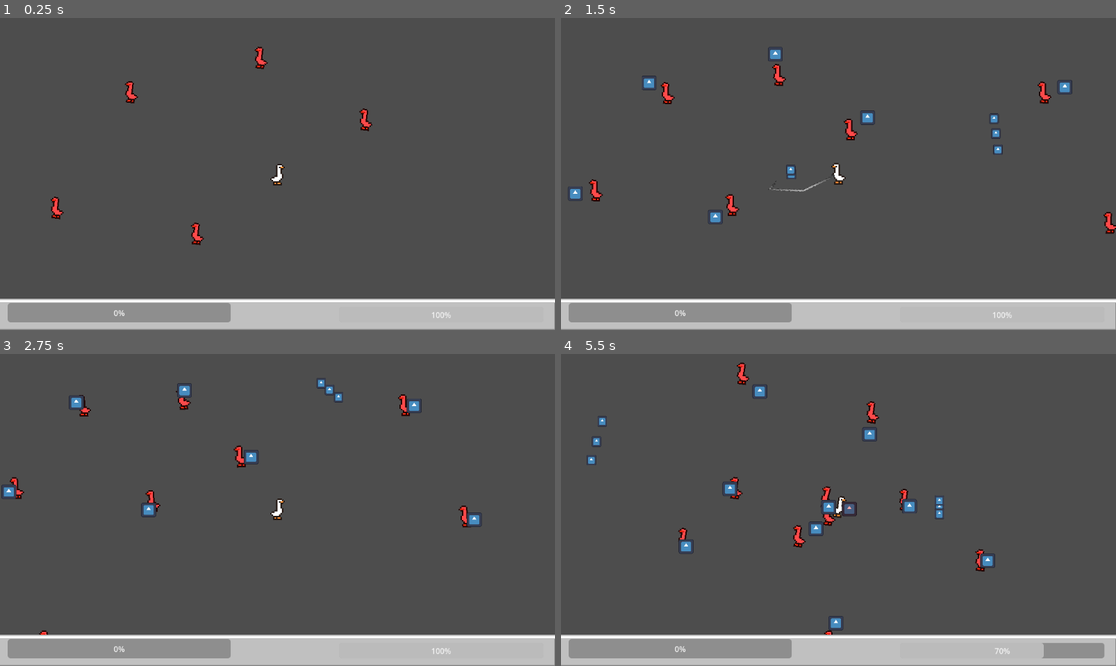
Above: before the commit, frames 1-4 (two rows, left to right).
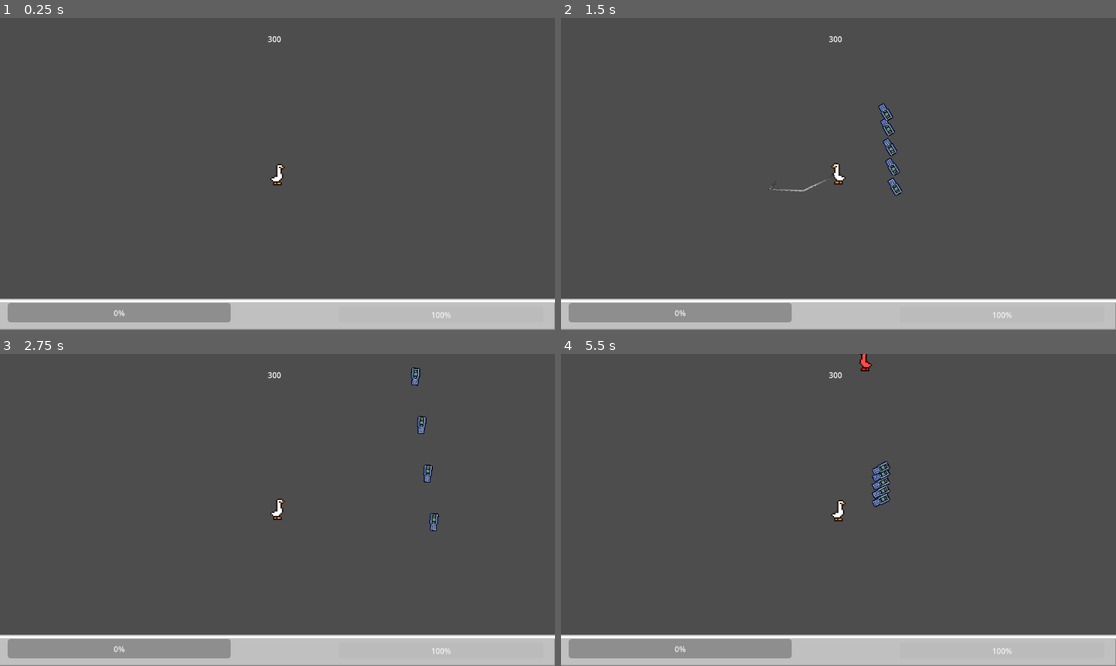
Above: after the commit, the same moments.

Repository: OliRud/GooseSurvivor2000-HackNotts26
Game: Godot game, scene res://Map/main_game.tscn
Same seed, same stepped clock (60 frames per second), same inputs: the game is played once before the commit and once after it. The engine's default icon, where the game draws it, is replaced by a stand-in: a white triangle on a blue panel in a dark square.
Inputs (mouse positions are in pixels of both pictures, inside the frame that each line leads up to):
- Up to frame 1 (0.25 s): no input
- Up to frame 2 (1.5 s): move the mouse to (960, 158) at 0.52 s; hold D (right) 0.53-1.28 s; click (960, 158) at 0.6 s; move the mouse to (727, 189) at 1.27 s; hold Down (down) from 1.28 s (still down); click (727, 189) at 1.35 s
- Up to frame 3 (2.75 s): move the mouse to (333, 441) at 2.02 s; release Down (down) at 2.03 s; hold D (right) from 2.03 s (still down); click (333, 441) at 2.1 s
- Up to frame 4 (5.5 s): move the mouse to (810, 572) at 2.77 s; release D (right) at 2.78 s; hold W (up) 2.78-3.53 s; click (810, 572) at 2.85 s; move the mouse to (1005, 556) at 3.52 s; hold A (left) 3.53-5.03 s; click (1005, 556) at 3.6 s; move the mouse to (672, 463) at 4.27 s; click (672, 463) at 4.35 s; move the mouse to (866, 510) at 5.02 s; hold Down (down) from 5.03 s (still down); click (866, 510) at 5.1 s

The runs differ from the first frame. In frame 1, 0.5% of the frame differs, in the area x 9-68%, y 5-73%; in frame 2, 1.8%; in frame 3, 1.5%; in frame 4, 2.8%, in the area x 4-98%, y 0-98%.

Commit message:
more stuff

Diff:
--- a/goose-survivor-2000/Globals/data.gd
+++ b/goose-survivor-2000/Globals/data.gd
@@ -2,3 +2,12 @@
 
 var wave = 1
 var PAUSE = false
+var ONGOING = true
+var TIMER = 300
+
+func roundplay() -> void:
+	await get_tree().create_timer(4).timeout
+	while TIMER != 0:
+		await get_tree().create_timer(1).timeout
+		TIMER -= 1
+	ONGOING = false
--- a/goose-survivor-2000/Map/main_game.gd
+++ b/goose-survivor-2000/Map/main_game.gd
@@ -5,7 +5,8 @@
 
 # Called when the node enters the scene tree for the first time.
 func _ready() -> void:
-	pass # Replace with function body.
+	#Data.roundplay()
+	pass
 
 
 # Called every frame. 'delta' is the elapsed time since the previous frame.
@@ -21,7 +22,11 @@
 	match enemy_type:
 		"EVIL_GOOSE": #sprite, animation, stat sheet (0 animation mens null)
 			entity.configure("1","1","EVIL_GOOSE")
-		"ENEMY_2":
-			entity.configure("2","0","ENEMY_2")
+		"BIRD":
+			entity.configure("2","3","BIRD")
+		"SHEEP":
+			entity.configure("3","1","SHEEP")
+		"MOUSE":
+			entity.configure("4","0","MOUSE")
 
 	$Enemies.add_child(entity)
--- a/goose-survivor-2000/Map/main_game.tscn
+++ b/goose-survivor-2000/Map/main_game.tscn
@@ -14,49 +14,16 @@
 zoom = Vector2(3, 3)
 
 [node name="Spawn" parent="." instance=ExtResource("3_f8d5l")]
-position = Vector2(-105, -58)
+position = Vector2(11, -127)
 
 [node name="Spawn2" parent="." instance=ExtResource("3_f8d5l")]
-position = Vector2(65, -39)
+position = Vector2(295, 11)
 
 [node name="Spawn3" parent="." instance=ExtResource("3_f8d5l")]
-position = Vector2(-59, 45)
+position = Vector2(-2, 139)
 
 [node name="Spawn4" parent="." instance=ExtResource("3_f8d5l")]
-position = Vector2(-327, 6)
-
-[node name="Spawn5" parent="." instance=ExtResource("3_f8d5l")]
-position = Vector2(-157, 25)
-
-[node name="Spawn6" parent="." instance=ExtResource("3_f8d5l")]
-position = Vector2(-281, 109)
-
-[node name="Spawn7" parent="." instance=ExtResource("3_f8d5l")]
-position = Vector2(-58, -187)
-
-[node name="Spawn8" parent="." instance=ExtResource("3_f8d5l")]
-position = Vector2(112, -168)
-
-[node name="Spawn9" parent="." instance=ExtResource("3_f8d5l")]
-position = Vector2(-12, -84)
-
-[node name="Spawn10" parent="." instance=ExtResource("3_f8d5l")]
-position = Vector2(206, -54)
-
-[node name="Spawn11" parent="." instance=ExtResource("3_f8d5l")]
-position = Vector2(376, -35)
-
-[node name="Spawn12" parent="." instance=ExtResource("3_f8d5l")]
-position = Vector2(252, 49)
-
-[node name="Spawn13" parent="." instance=ExtResource("3_f8d5l")]
-position = Vector2(-123, 162)
-
-[node name="Spawn14" parent="." instance=ExtResource("3_f8d5l")]
-position = Vector2(47, 181)
-
-[node name="Spawn15" parent="." instance=ExtResource("3_f8d5l")]
-position = Vector2(-77, 265)
+position = Vector2(-252, -2)
 
 [node name="Enemies" type="Node2D" parent="."]
 
@@ -68,14 +35,3 @@
 [connection signal="spawn_enemy" from="Spawn2" to="." method="_on_spawn_spawn_enemy"]
 [connection signal="spawn_enemy" from="Spawn3" to="." method="_on_spawn_spawn_enemy"]
 [connection signal="spawn_enemy" from="Spawn4" to="." method="_on_spawn_spawn_enemy"]
-[connection signal="spawn_enemy" from="Spawn5" to="." method="_on_spawn_spawn_enemy"]
-[connection signal="spawn_enemy" from="Spawn6" to="." method="_on_spawn_spawn_enemy"]
-[connection signal="spawn_enemy" from="Spawn7" to="." method="_on_spawn_spawn_enemy"]
-[connection signal="spawn_enemy" from="Spawn8" to="." method="_on_spawn_spawn_enemy"]
-[connection signal="spawn_enemy" from="Spawn9" to="." method="_on_spawn_spawn_enemy"]
-[connection signal="spawn_enemy" from="Spawn10" to="." method="_on_spawn_spawn_enemy"]
-[connection signal="spawn_enemy" from="Spawn11" to="." method="_on_spawn_spawn_enemy"]
-[connection signal="spawn_enemy" from="Spawn12" to="." method="_on_spawn_spawn_enemy"]
-[connection signal="spawn_enemy" from="Spawn13" to="." method="_on_spawn_spawn_enemy"]
-[connection signal="spawn_enemy" from="Spawn14" to="." method="_on_spawn_spawn_enemy"]
-[connection signal="spawn_enemy" from="Spawn15" to="." method="_on_spawn_spawn_enemy"]
--- a/goose-survivor-2000/Scenes/Enemies/enemy.gd
+++ b/goose-survivor-2000/Scenes/Enemies/enemy.gd
@@ -17,7 +17,9 @@
 
 var enemy_data = {
 	"EVIL_GOOSE" : {"health" : 5, "speed" : 18, "damage" : 5},
-	"ENEMY_2" : {"health" : 10, "speed" : 25, "damage" : 10}
+	"BIRD" : {"health" : 7, "speed" : 27, "damage" : 7},
+	"SHEEP" : {"health" : 20, "speed" : 13, "damage" : 15},
+	"MOUSE" : {"health" : 5, "speed" : 50, "damage" : 3}
 }
 
 func configure(sprite,animation,ref):
@@ -29,7 +31,6 @@
 	health = enemy_data[ref]["health"]
 	speed = enemy_data[ref]["speed"]
 	damage = enemy_data[ref]["damage"]
-	print("config succesfull: ",health,damage,speed)
 
 func _physics_process(delta: float) -> void:
 	player = get_tree().get_first_node_in_group("player")
@@ -44,7 +45,6 @@
 
 func receive_damage(damage):
 	health -= damage
-	print(health)
 	$AnimationPlayer.play("Damage")
 	if health <= 0:
 		die()
@@ -68,9 +68,9 @@
 	if body.is_in_group("player"):
 		TOUCHING_PLAYER = true
 		while TOUCHING_PLAYER:
-			if !Data.PAUSE:
-				await get_tree().create_timer(attack_delay).timeout
-				body.receive_damage(damage)
+			#if !Data.PAUSE: ## NOTE FIX THIS LATER
+			await get_tree().create_timer(attack_delay).timeout
+			body.receive_damage(damage)
 
 
 func _on_give_damage_area_body_exited(body: Node2D) -> void:
--- a/goose-survivor-2000/Scenes/Enemies/enemy.tscn
+++ b/goose-survivor-2000/Scenes/Enemies/enemy.tscn
@@ -1,8 +1,163 @@
-[gd_scene load_steps=12 format=3 uid="uid://c432fffrnaojd"]
+[gd_scene load_steps=27 format=3 uid="uid://c432fffrnaojd"]
 
 [ext_resource type="Script" path="res://Scenes/Enemies/enemy.gd" id="1_ol1k2"]
 [ext_resource type="Texture2D" uid="uid://blj7clju673ek" path="res://Assets/SPRITES/Enemies/EvilGoose.png" id="2_xg7tp"]
-[ext_resource type="Texture2D" uid="uid://dkpl66tchnqo6" path="res://icon.svg" id="3_x5n1i"]
+[ext_resource type="Texture2D" uid="uid://bp37fnb572fmp" path="res://Assets/SPRITES/Enemies/tiny_animal_spritesheet.png" id="3_easaj"]
+
+[sub_resource type="AtlasTexture" id="AtlasTexture_2vi2h"]
+atlas = ExtResource("3_easaj")
+region = Rect2(64, 240, 16, 16)
+
+[sub_resource type="AtlasTexture" id="AtlasTexture_sy0x4"]
+atlas = ExtResource("3_easaj")
+region = Rect2(80, 240, 16, 16)
+
+[sub_resource type="AtlasTexture" id="AtlasTexture_lrd4f"]
+atlas = ExtResource("3_easaj")
+region = Rect2(96, 240, 16, 16)
+
+[sub_resource type="AtlasTexture" id="AtlasTexture_rgmur"]
+atlas = ExtResource("3_easaj")
+region = Rect2(112, 240, 16, 16)
+
+[sub_resource type="SpriteFrames" id="SpriteFrames_qaklw"]
+animations = [{
+"frames": [{
+"duration": 1.0,
+"texture": SubResource("AtlasTexture_2vi2h")
+}, {
+"duration": 1.0,
+"texture": SubResource("AtlasTexture_sy0x4")
+}, {
+"duration": 1.0,
+"texture": SubResource("AtlasTexture_lrd4f")
+}, {
+"duration": 1.0,
+"texture": SubResource("AtlasTexture_rgmur")
+}],
+"loop": true,
+"name": &"default",
+"speed": 5.0
+}]
+
+[sub_resource type="AtlasTexture" id="AtlasTexture_7v7d4"]
+atlas = ExtResource("3_easaj")
+region = Rect2(64, 192, 16, 16)
+
+[sub_resource type="AtlasTexture" id="AtlasTexture_phmlv"]
+atlas = ExtResource("3_easaj")
+region = Rect2(80, 192, 16, 16)
+
+[sub_resource type="AtlasTexture" id="AtlasTexture_ndfgv"]
+atlas = ExtResource("3_easaj")
+region = Rect2(96, 192, 16, 16)
+
+[sub_resource type="AtlasTexture" id="AtlasTexture_87kp5"]
+atlas = ExtResource("3_easaj")
+region = Rect2(112, 192, 16, 16)
+
+[sub_resource type="SpriteFrames" id="SpriteFrames_3ehrq"]
+animations = [{
+"frames": [{
+"duration": 1.0,
+"texture": SubResource("AtlasTexture_7v7d4")
+}, {
+"duration": 1.0,
+"texture": SubResource("AtlasTexture_phmlv")
+}, {
+"duration": 1.0,
+"texture": SubResource("AtlasTexture_ndfgv")
+}, {
+"duration": 1.0,
+"texture": SubResource("AtlasTexture_87kp5")
+}],
+"loop": true,
+"name": &"default",
+"speed": 5.0
+}]
+
+[sub_resource type="AtlasTexture" id="AtlasTexture_fwun2"]
+atlas = ExtResource("3_easaj")
+region = Rect2(0, 336, 16, 16)
+
+[sub_resource type="AtlasTexture" id="AtlasTexture_b48ye"]
+atlas = ExtResource("3_easaj")
+region = Rect2(16, 336, 16, 16)
+
+[sub_resource type="AtlasTexture" id="AtlasTexture_v1qpc"]
+atlas = ExtResource("3_easaj")
+region = Rect2(32, 336, 16, 16)
+
+[sub_resource type="AtlasTexture" id="AtlasTexture_1cidf"]
+atlas = ExtResource("3_easaj")
+region = Rect2(48, 336, 16, 16)
+
+[sub_resource type="SpriteFrames" id="SpriteFrames_dy8p4"]
+animations = [{
+"frames": [{
+"duration": 1.0,
+"texture": SubResource("AtlasTexture_fwun2")
+}, {
+"duration": 1.0,
+"texture": SubResource("AtlasTexture_b48ye")
+}, {
+"duration": 1.0,
+"texture": SubResource("AtlasTexture_v1qpc")
+}, {
+"duration": 1.0,
+"texture": SubResource("AtlasTexture_1cidf")
+}],
+"loop": true,
+"name": &"default",
+"speed": 5.0
+}]
+
+[sub_resource type="Animation" id="Animation_4b1s8"]
+resource_name = "1"
+length = 0.6
+loop_mode = 1
+step = 0.05
+tracks/0/type = "value"
+tracks/0/imported = false
+tracks/0/enabled = true
+tracks/0/path = NodePath("Sprites:position")
+tracks/0/interp = 1
+tracks/0/loop_wrap = true
+tracks/0/keys = {
+"times": PackedFloat32Array(0, 0.15, 0.3, 0.45, 0.6),
+"transitions": PackedFloat32Array(1, 1, 1, 1, 1),
+"update": 0,
+"values": [Vector2(0, 0), Vector2(0, -3), Vector2(0, 0), Vector2(0, -3), Vector2(0, 0)]
+}
+tracks/1/type = "value"
+tracks/1/imported = false
+tracks/1/enabled = true
+tracks/1/path = NodePath("Sprites:rotation")
+tracks/1/interp = 1
+tracks/1/loop_wrap = true
+tracks/1/keys = {
+"times": PackedFloat32Array(0, 0.15, 0.3, 0.45, 0.6),
+"transitions": PackedFloat32Array(1, 1, 1, 1, 1),
+"update": 0,
+"values": [0.0, 0.261799, 0.0, -0.139626, 0.0]
+}
+
+[sub_resource type="Animation" id="Animation_mmqyr"]
+resource_name = "3"
+loop_mode = 1
+step = 0.05
+tracks/0/type = "value"
+tracks/0/imported = false
+tracks/0/enabled = true
+tracks/0/path = NodePath("Sprites:position")
+tracks/0/interp = 1
+tracks/0/loop_wrap = true
+tracks/0/keys = {
+"times": PackedFloat32Array(0.05, 0.5, 1),
+"transitions": PackedFloat32Array(1, 1, 1),
+"update": 0,
+"values": [Vector2(0, -5), Vector2(0, -8), Vector2(0, -5)]
+}
 
 [sub_resource type="Animation" id="Animation_475jg"]
 resource_name = "Damage"
@@ -60,53 +215,6 @@
 "values": [0.0]
 }
 
-[sub_resource type="Animation" id="Animation_mmqyr"]
-resource_name = "3"
-loop_mode = 1
-step = 0.05
-tracks/0/type = "value"
-tracks/0/imported = false
-tracks/0/enabled = true
-tracks/0/path = NodePath("Sprites:position")
-tracks/0/interp = 1
-tracks/0/loop_wrap = true
-tracks/0/keys = {
-"times": PackedFloat32Array(0.05, 0.5, 1),
-"transitions": PackedFloat32Array(1, 1, 1),
-"update": 0,
-"values": [Vector2(0, -5), Vector2(0, -8), Vector2(0, -5)]
-}
-
-[sub_resource type="Animation" id="Animation_4b1s8"]
-resource_name = "1"
-length = 0.6
-loop_mode = 1
-step = 0.05
-tracks/0/type = "value"
-tracks/0/imported = false
-tracks/0/enabled = true
-tracks/0/path = NodePath("Sprites:position")
-tracks/0/interp = 1
-tracks/0/loop_wrap = true
-tracks/0/keys = {
-"times": PackedFloat32Array(0, 0.15, 0.3, 0.45, 0.6),
-"transitions": PackedFloat32Array(1, 1, 1, 1, 1),
-"update": 0,
-"values": [Vector2(0, 0), Vector2(0, -3), Vector2(0, 0), Vector2(0, -3), Vector2(0, 0)]
-}
-tracks/1/type = "value"
-tracks/1/imported = false
-tracks/1/enabled = true
-tracks/1/path = NodePath("Sprites:rotation")
-tracks/1/interp = 1
-tracks/1/loop_wrap = true
-tracks/1/keys = {
-"times": PackedFloat32Array(0, 0.15, 0.3, 0.45, 0.6),
-"transitions": PackedFloat32Array(1, 1, 1, 1, 1),
-"update": 0,
-"values": [0.0, 0.261799, 0.0, -0.139626, 0.0]
-}
-
 [sub_resource type="AnimationLibrary" id="AnimationLibrary_t1wjv"]
 _data = {
 "1": SubResource("Animation_4b1s8"),
@@ -134,10 +242,23 @@
 self_modulate = Color(1, 0.290196, 0.290196, 1)
 texture = ExtResource("2_xg7tp")
 
-[node name="2" type="Sprite2D" parent="Sprites"]
-position = Vector2(0, -5.96046e-07)
-scale = Vector2(0.0800781, 0.078125)
-texture = ExtResource("3_x5n1i")
+[node name="2" type="AnimatedSprite2D" parent="Sprites"]
+position = Vector2(9.53674e-07, -5)
+scale = Vector2(1.04004, 1.03906)
+sprite_frames = SubResource("SpriteFrames_qaklw")
+autoplay = "default"
+
+[node name="4" type="AnimatedSprite2D" parent="Sprites"]
+position = Vector2(9.53674e-07, -5)
+scale = Vector2(1.04004, 1.03906)
+sprite_frames = SubResource("SpriteFrames_3ehrq")
+autoplay = "default"
+
+[node name="3" type="AnimatedSprite2D" parent="Sprites"]
+position = Vector2(5.68434e-14, -2)
+scale = Vector2(1.04004, 1.03906)
+sprite_frames = SubResource("SpriteFrames_dy8p4")
+autoplay = "default"
 
 [node name="AnimationPlayer" type="AnimationPlayer" parent="."]
 libraries = {
--- a/goose-survivor-2000/Scenes/Player/player.gd
+++ b/goose-survivor-2000/Scenes/Player/player.gd
@@ -7,6 +7,8 @@
 var immunity = false
 var immunity_timer = 0.6
 
+var fire_nokia_cooldown = false
+
 @onready var default_weapon = $Slash
 @onready var nokia_launcher = $NokiaLauncher
 
@@ -15,7 +17,7 @@
 	"XP" : 0,
 	"XP_CAP" : 100,
 	"HEALTH_CAP" : 100,
-	"NOKIA_SKILL" : 3, #/5
+	"NOKIA_SKILL" : 5, #/5
 	"PRETZEL_SKILL" : 0,
 	"SHRINK_SKILL" : 0,
 	"SPEED_SKILL" : 0,
@@ -36,19 +38,22 @@
 	var move_input = Input.get_vector("left", "right", "up", "down")
 	if !Data.PAUSE:
 		velocity = move_input * SPEED
+		move_and_slide()
 	if velocity:
 		$AnimationPlayer.play("Walk")
 	else:
 		$AnimationPlayer.play("RESET")
-	if !Data.PAUSE:
-		move_and_slide()
 
 
 	#Click
 	if Input.is_action_just_pressed("click") and !Data.PAUSE:
-		#adjust rotation
+		#slash
 		slash()
-		fire_nokia()
+		#nokia
+		if !fire_nokia_cooldown:
+			fire_nokia()
+			fire_nokia_cooldown = true
+			$Timers/NokiaTImer.start()
 		print("*Click*")
 
 
@@ -73,7 +78,6 @@
 func receive_damage(damage):
 	if immunity == false:
 		STATS["HEALTH"] -= damage
-		print(STATS["HEALTH"])
 		$AnimationPlayer.play("Damage")
 
 		death_check()
@@ -98,3 +102,6 @@
 
 func _on_attack_t_imer_timeout() -> void:
 	pass # Replace with function body.
+
+func _on_nokia_t_imer_timeout() -> void:
+	fire_nokia_cooldown = false
--- a/goose-survivor-2000/Scenes/Player/player.tscn
+++ b/goose-survivor-2000/Scenes/Player/player.tscn
@@ -108,6 +108,7 @@
 
 [node name="Sprite2D" type="Sprite2D" parent="."]
 texture = ExtResource("2_7oxcd")
+region_rect = Rect2(0, 0, 256, 480)
 
 [node name="CollisionShape2D" type="CollisionShape2D" parent="."]
 shape = SubResource("CapsuleShape2D_1s3cr")
@@ -126,6 +127,10 @@
 [node name="Immunity" type="Timer" parent="Timers"]
 wait_time = 0.6
 
+[node name="NokiaTImer" type="Timer" parent="Timers"]
+wait_time = 2.0
+one_shot = true
+
 [node name="Slash" parent="." instance=ExtResource("3_t04cx")]
 scale = Vector2(0.6, 0.6)
 
@@ -135,3 +140,4 @@
 
 [connection signal="timeout" from="Timers/AttackTImer" to="." method="_on_attack_t_imer_timeout"]
 [connection signal="timeout" from="Timers/Immunity" to="." method="_on_immunity_timeout"]
+[connection signal="timeout" from="Timers/NokiaTImer" to="." method="_on_nokia_t_imer_timeout"]
--- a/goose-survivor-2000/Scenes/Projectiles/nokia_launcher.gd
+++ b/goose-survivor-2000/Scenes/Projectiles/nokia_launcher.gd
@@ -8,7 +8,7 @@
 	main = get_tree().current_scene
 
 func _process(delta: float) -> void:
-	print($"Vectors/1".global_position)
+	pass
 
 func fire(level):
 	if level:
@@ -16,5 +16,5 @@
 			print("FIRE")
 			var proj = projectile_scene.instantiate()
 			proj.position = $Spawn.find_child(str(shot)).global_position
-			proj.align_and_fire($Vectors.find_child(str(shot)).global_position - $Spawn.find_child(str(shot)).global_position)
+			proj.align_and_fire($Vectors.find_child(str(shot)).global_position - $Spawn.find_child(str(shot)).global_position,"enemy",level)
 			main.find_child("Projectiles").add_child(proj)
--- a/goose-survivor-2000/Scenes/Projectiles/nokia_launcher.tscn
+++ b/goose-survivor-2000/Scenes/Projectiles/nokia_launcher.tscn
@@ -8,30 +8,31 @@
 [node name="Spawn" type="Node2D" parent="."]
 
 [node name="1" type="Marker2D" parent="Spawn"]
-position = Vector2(16, 0)
 
 [node name="2" type="Marker2D" parent="Spawn"]
-position = Vector2(16, 0)
 
 [node name="3" type="Marker2D" parent="Spawn"]
-position = Vector2(16, 0)
 
 [node name="4" type="Marker2D" parent="Spawn"]
-position = Vector2(16, 0)
 
 [node name="5" type="Marker2D" parent="Spawn"]
-position = Vector2(16, 0)
 
 [node name="Vectors" type="Node2D" parent="."]
 
 [node name="1" type="Marker2D" parent="Vectors"]
-position = Vector2(163, 0)
+position = Vector2(160, 0)
 
 [node name="2" type="Marker2D" parent="Vectors"]
-position = Vector2(163, -12)
+position = Vector2(160, -32)
+
+[node name="4" type="Marker2D" parent="Vectors"]
+position = Vector2(160, 64)
+
+[node name="5" type="Marker2D" parent="Vectors"]
+position = Vector2(160, -56)
 
 [node name="3" type="Marker2D" parent="Vectors"]
-position = Vector2(163, 13)
+position = Vector2(160, 32)
 
 [node name="RayCast2D" type="RayCast2D" parent="Vectors"]
 target_position = Vector2(216, -16)
--- a/goose-survivor-2000/Scenes/Projectiles/projectile.gd
+++ b/goose-survivor-2000/Scenes/Projectiles/projectile.gd
@@ -1,15 +1,26 @@
 extends Area2D
 
-var speed = 1
+var speed = 0.5
 var direction = Vector2.ZERO
+var damage_group
+var damage
 
-func align_and_fire(dir):
+func align_and_fire(dir,group,level):
 	direction = dir
+	damage_group = group
+	damage = level
 	$Timer.start()
 
 func _physics_process(delta: float) -> void:
 	if direction != Vector2.ZERO:
 		position += direction * speed * delta
+		rotate(0.05)
 
 func _on_timer_timeout() -> void:
 	queue_free()
+
+
+func _on_body_entered(body: Node2D) -> void:
+	if body.is_in_group(damage_group):
+		body.receive_damage(damage)
+		queue_free()
--- a/goose-survivor-2000/Scenes/Projectiles/projectile.tscn
+++ b/goose-survivor-2000/Scenes/Projectiles/projectile.tscn
@@ -1,7 +1,22 @@
-[gd_scene load_steps=4 format=3 uid="uid://5dfikn4201yg"]
+[gd_scene load_steps=6 format=3 uid="uid://5dfikn4201yg"]
 
 [ext_resource type="Script" path="res://Scenes/Projectiles/projectile.gd" id="1_5yo8x"]
-[ext_resource type="Texture2D" uid="uid://dkpl66tchnqo6" path="res://icon.svg" id="1_6wwao"]
+[ext_resource type="Texture2D" uid="uid://cmjojlrj6bidj" path="res://Assets/SPRITES/Powers/NokiaPower.png" id="2_0quvh"]
+
+[sub_resource type="AtlasTexture" id="AtlasTexture_op2wx"]
+atlas = ExtResource("2_0quvh")
+region = Rect2(0, 0, 32, 32)
+
+[sub_resource type="SpriteFrames" id="SpriteFrames_wc7t4"]
+animations = [{
+"frames": [{
+"duration": 1.0,
+"texture": SubResource("AtlasTexture_op2wx")
+}],
+"loop": true,
+"name": &"Nokia",
+"speed": 5.0
+}]
 
 [sub_resource type="CircleShape2D" id="CircleShape2D_irl0x"]
 radius = 4.0
@@ -9,10 +24,11 @@
 [node name="Projectile" type="Area2D"]
 script = ExtResource("1_5yo8x")
 
-[node name="Sprite2D" type="Sprite2D" parent="."]
-position = Vector2(-1.90735e-06, -1.90735e-06)
-scale = Vector2(0.0507813, 0.0566406)
-texture = ExtResource("1_6wwao")
+[node name="Sprite2D" type="AnimatedSprite2D" parent="."]
+position = Vector2(1.19209e-07, -1.19209e-07)
+scale = Vector2(0.34375, 0.382813)
+sprite_frames = SubResource("SpriteFrames_wc7t4")
+animation = &"Nokia"
 
 [node name="CollisionShape2D" type="CollisionShape2D" parent="."]
 shape = SubResource("CircleShape2D_irl0x")
@@ -20,4 +36,5 @@
 [node name="Timer" type="Timer" parent="."]
 wait_time = 2.0
 
+[connection signal="body_entered" from="." to="." method="_on_body_entered"]
 [connection signal="timeout" from="Timer" to="." method="_on_timer_timeout"]
--- a/goose-survivor-2000/Scenes/Spawn/spawn.gd
+++ b/goose-survivor-2000/Scenes/Spawn/spawn.gd
@@ -2,9 +2,46 @@
 
 var enemy_scene = preload("res://Scenes/Enemies/enemy.tscn")
 
+var spawn_threshold = {
+	"EVIL_GOOSE" : 3,
+	"BIRD" : 0,
+	"SHEEP" : 0,
+	"MOUSE" : 0,
+}
+var spawn_container = []
+
+var loop = 0
+
 signal spawn_enemy(scene)
 
 func _ready() -> void:
-	spawn_enemy.emit(enemy_scene,self.global_position,"EVIL_GOOSE")
-	await get_tree().create_timer(1).timeout
-	spawn_enemy.emit(enemy_scene,self.global_position,"ENEMY_2")
+	begin_spawn()
+
+
+func begin_spawn():
+	while Data.ONGOING:
+		await get_tree().create_timer(1).timeout
+		spawn_container = spawn_threshold
+		for key in spawn_container:
+			for entity in range(0,spawn_container[key]):
+				if !Data.PAUSE:
+					await get_tree().create_timer(1.8).timeout
+					spawn_enemy.emit(enemy_scene,self.global_position,key)
+				else:
+					while Data.PAUSE:
+						await get_tree().create_timer(1).timeout
+
+		#increment stack
+		await get_tree().create_timer(7).timeout
+		loop += 1
+		for key in spawn_container:
+			if key == "EVIL_GOOSE":
+				spawn_container[key] = round(spawn_container[key] * 1.3)
+			spawn_container[key] = round(spawn_container[key] * 1.25)
+		#add new enemies
+		if loop == 2:
+			spawn_container["BIRD"] += 3
+		if loop == 8:
+			spawn_container["SHEEP"] += 2
+		if loop == 15:
+			spawn_container["RAT"] += 3
--- a/goose-survivor-2000/Scenes/UI/ui.gd
+++ b/goose-survivor-2000/Scenes/UI/ui.gd
@@ -27,6 +27,7 @@
 	$XP.value = parent.STATS["XP"]
 	$Health.max_value = parent.STATS["HEALTH_CAP"]
 	$Health.value = parent.STATS["HEALTH"]
+	$Timer.text = str(Data.TIMER)
 
 func refresh_upgrades():
 	$Panel.show()
--- a/goose-survivor-2000/Scenes/UI/ui.tscn
+++ b/goose-survivor-2000/Scenes/UI/ui.tscn
@@ -66,6 +66,16 @@
 layout_mode = 2
 size_flags_horizontal = 3
 
+[node name="Timer" type="Label" parent="."]
+anchors_preset = 5
+anchor_left = 0.5
+anchor_right = 0.5
+offset_left = -20.0
+offset_top = 32.0
+offset_right = 20.0
+offset_bottom = 55.0
+grow_horizontal = 2
+
 [connection signal="send" from="UpgradesContainer/UpgradeBox" to="." method="receive_upgrade"]
 [connection signal="send" from="UpgradesContainer/UpgradeBox2" to="." method="receive_upgrade"]
 [connection signal="send" from="UpgradesContainer/UpgradeBox3" to="." method="receive_upgrade"]
Binary file added: goose-survivor-2000/Assets/SPRITES/Enemies/tiny_animal_spritesheet.png
Not shown, added: goose-survivor-2000/Assets/SPRITES/Enemies/tiny_animal_spritesheet.png.import
